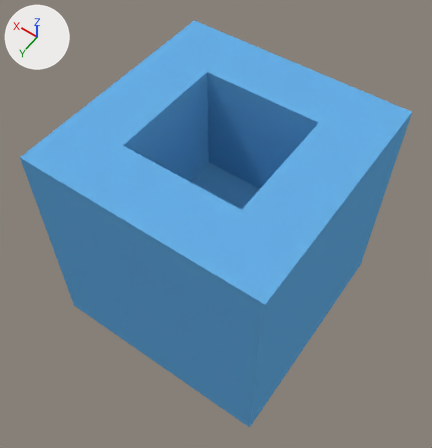
One commit to the Blender file Assets/Meshes/homebox.blend: the scene before it, then after it.
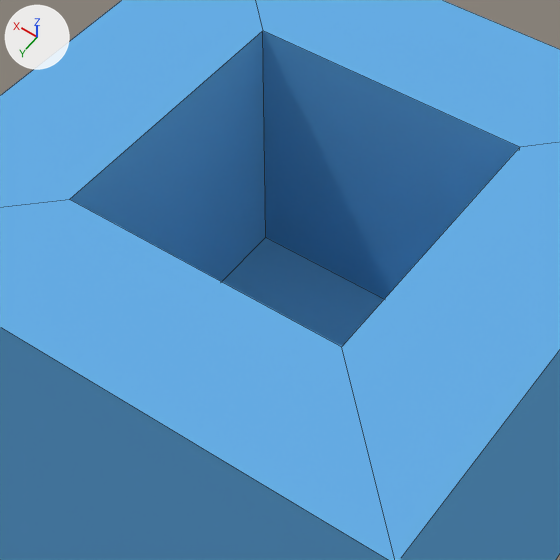
Each version appears first whole from a camera (50 mm lens) standing at (-1.78, 2.58, 3.97) and looking at (0.02, 0.05, 0.0), and next in a close-up on the part from 21% to 78% of the width and 13% to 68% of the height. Every picture has the same lights, and +X, +Y and +Z are marked at upper left. The close-ups show mesh edges as thin lines.

Objects in the first close-up: 'Homecube'.
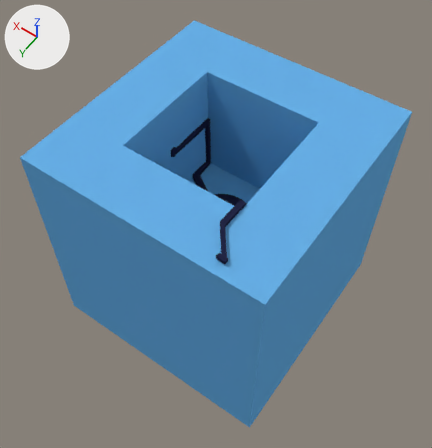
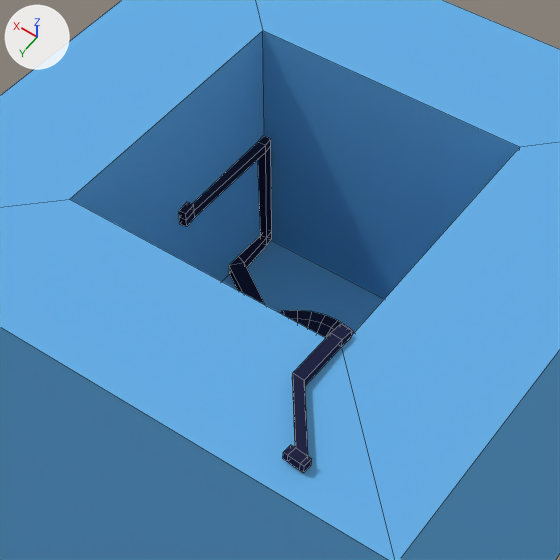
Scene script edits in JSON lines:
```json
{"op": "add", "block": "mat_wiring", "code": ["mat_wiring = diffuse_material('Wiring')", "mat_wiring.base_color = (0.0163, 0.0199, 0.0578)  # dark blue #222744"]}
{"op": "add", "block": "me_circle", "code": ["me_circle = bpy.data.meshes.new('Circle')", "me_circle.from_pydata(...)  # 241 vertices, 211 faces; spans x -2.42..1.84, y -1.84..3.32, z 0.0..3.81", "me_circle.materials.append(mat_wiring)  # dark blue #222744"]}
{"op": "add", "block": "ob_wiring", "code": ["ob_wiring = bpy.data.objects.new('Wiring', me_circle)", "ob_wiring.location = (0.0, 0.003, -0.006)", "ob_wiring.scale = (0.275, 0.275, 0.275)"]}
```

Location of each change, (x1, y1, x2, y2) in pixels of the close-ups (560 x 560 px):
```json
{"object": "Wiring", "change": "added", "after": [179, 136, 354, 473], "on screen": "blue"}
```
